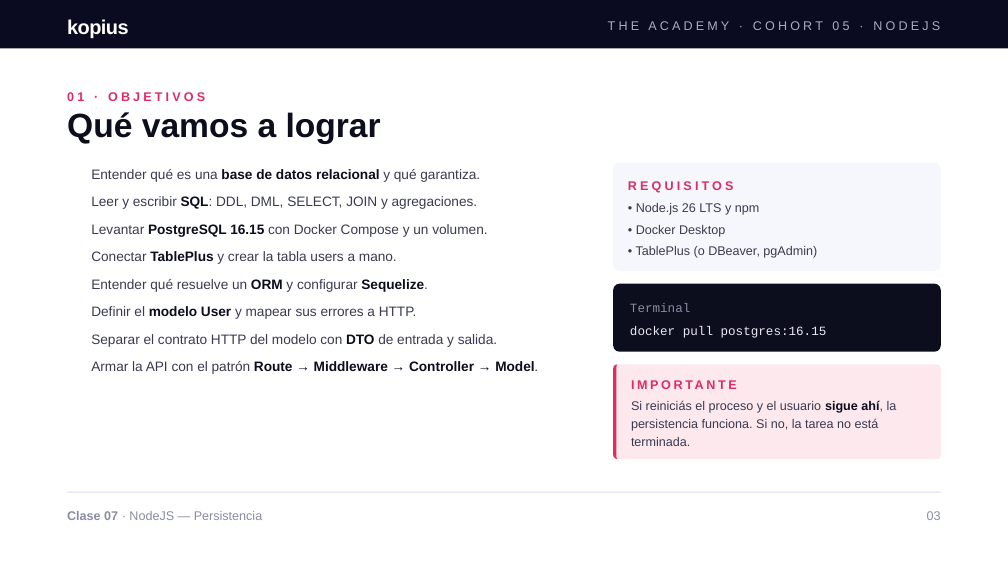
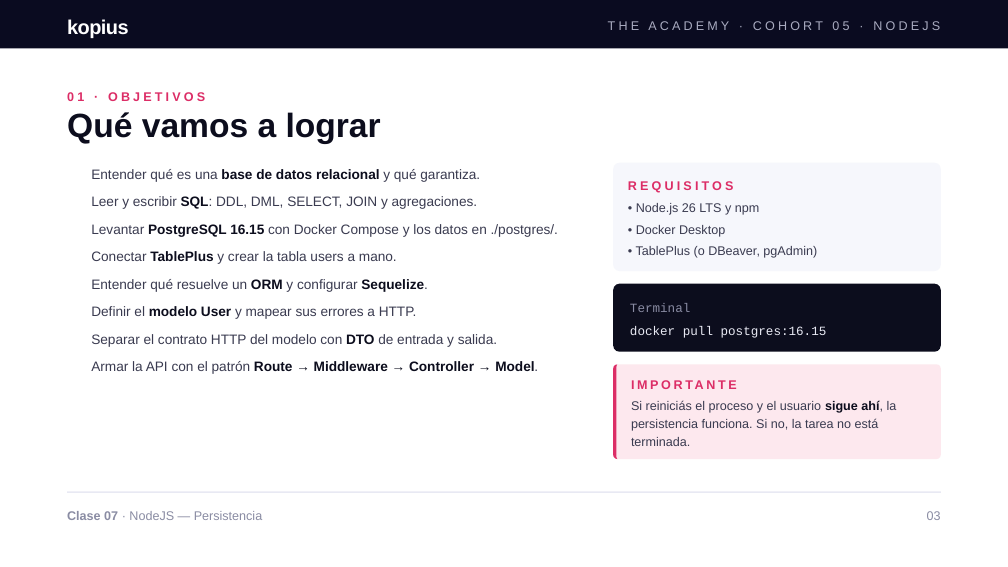
Before and after one commit to aduartekopiustech/node-fullstack-clase-07, a slide deck: slide 3 of docs/Clase_7_de_NodeJS.pptx. Drawn at 1008x567 pixels with LibreOffice and Linux fonts; fonts in the diff are those of the drawing; background and template pictures are left out. Boxes give left, top, right and bottom in pixels: in the first picture for what was removed or moved away, otherwise in the second. Text is boxed around its words. In the diff, an @@ line names an element or a change of style, - is before the commit and + after.

```diff
--- a/docs/Clase_7_de_NodeJS.pptx
+++ b/docs/Clase_7_de_NodeJS.pptx
@@ text at (91, 224, 558, 237): text changed @@
-Levantar PostgreSQL 16.15 con Docker Compose y un volumen.
+Levantar PostgreSQL 16.15 con Docker Compose y los datos en ./postgres/.
```
Also in this commit, not shown: 16 other slides changed, 6 slides added, 1 slide removed.
